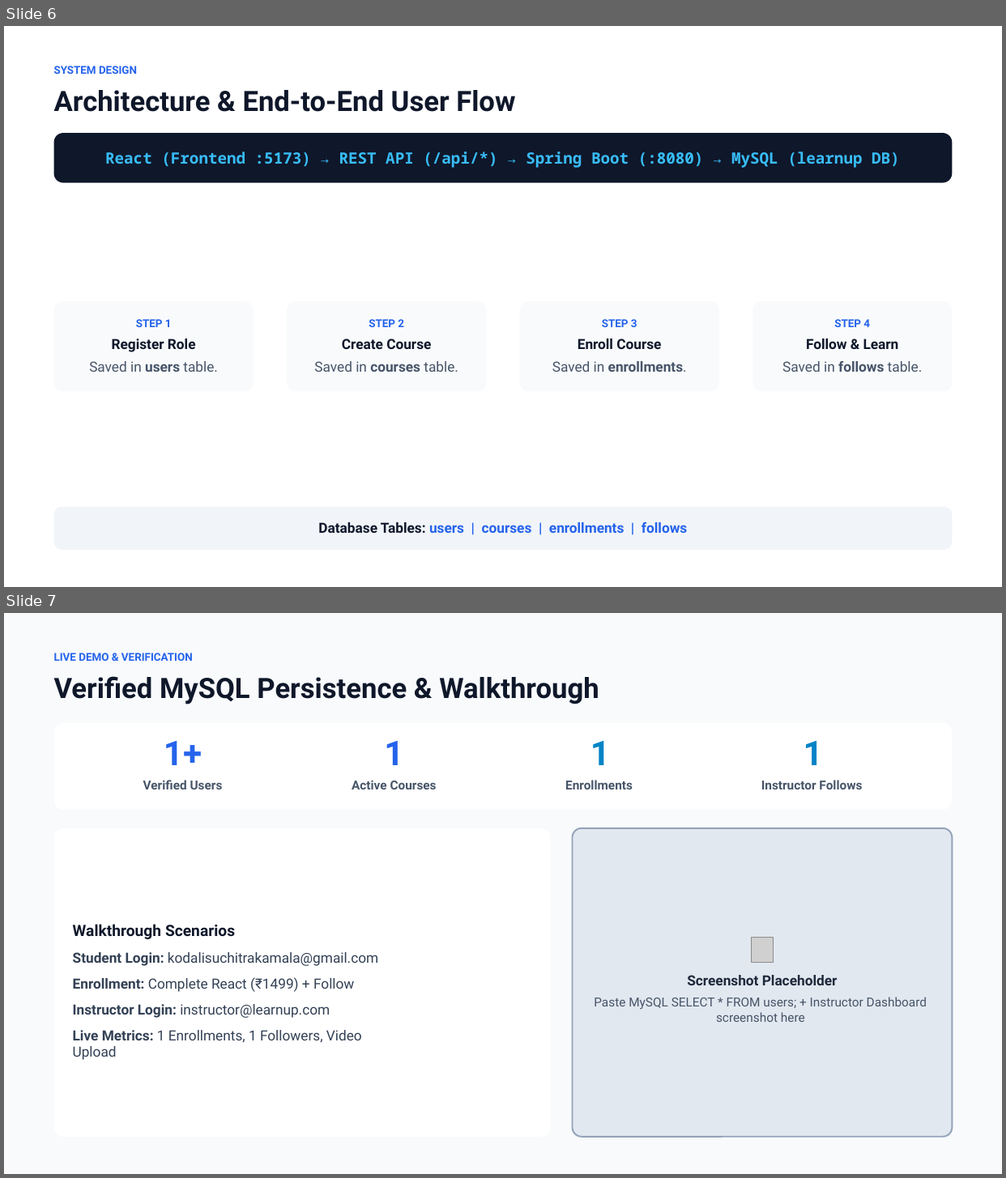
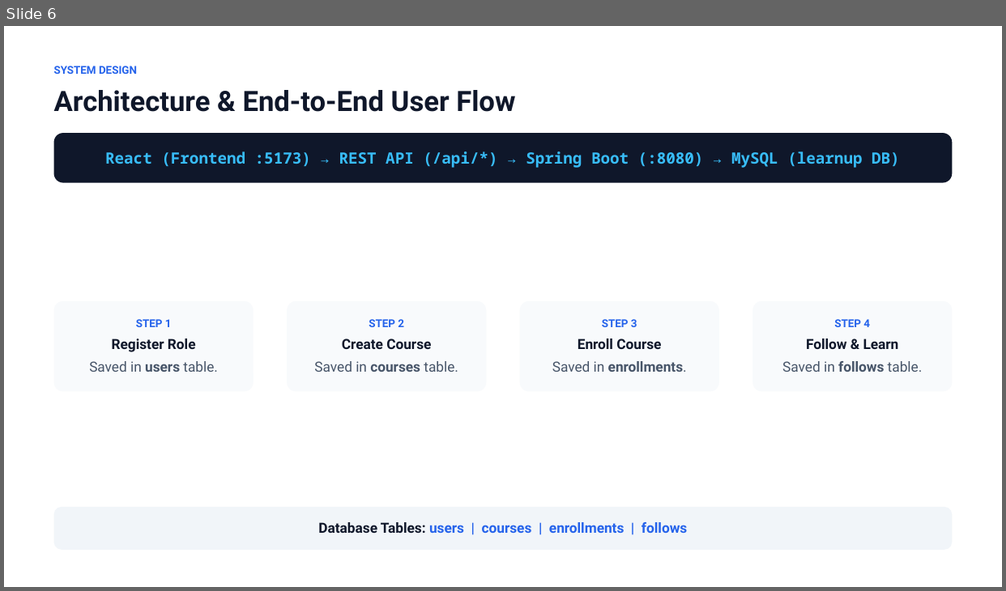
Before and after one commit to KodaliSuchitraKamala/LearnUp, a slide deck: Learnup.pptx. Shown one above the other, each under a label of ours: slides 6 and 7 before the commit, slide 6 after it. The pictures are 1006x1178 and 1006x591 pixels, drawn with LibreOffice and Linux fonts; fonts in the diff are those of the drawing; grey boxes stand for pictures; background and template pictures are left out. Boxes give left, top, right and bottom in pixels: in the first picture for what was removed or moved away, otherwise in the second. Text is boxed around its words. In the diff, an @@ line names an element or a change of style, - is before the commit and + after.

```diff
--- a/Learnup.pptx
+++ b/Learnup.pptx
@@ slide 7 removed at (4, 613, 1002, 1174), background #F8FAFC @@
@@ text removed at (54, 653, 193, 661) @@
-LIVE DEMO & VERIFICATION
@@ text removed at (54, 676, 599, 705) @@
-Verified MySQL Persistence & Walkthrough
@@ rounded rectangle removed at (54, 723, 953, 810) @@
@@ text removed at (164, 741, 202, 765) @@
-1+
@@ text removed at (384, 741, 403, 765) @@
-1
@@ text removed at (590, 741, 610, 765) @@
-1
@@ text removed at (803, 741, 823, 765) @@
-1
@@ text removed at (143, 780, 223, 790) @@
-Verified Users
@@ text removed at (351, 780, 437, 790) @@
-Active Courses
@@ text removed at (565, 780, 633, 790) @@
-Enrollments
@@ text removed at (761, 780, 862, 790) @@
-Instructor Follows
@@ rounded rectangle removed at (54, 828, 551, 1137) @@
@@ rounded rectangle removed at (572, 828, 953, 1137) @@
@@ text removed at (73, 924, 235, 939) @@
-Walkthrough Scenarios
@@ text removed at (73, 952, 378, 966) @@
-Student Login: kodalisuchitrakamala@gmail.com
@@ picture removed at (751, 938, 773, 963) @@
@@ text removed at (687, 975, 837, 986) @@
-Screenshot Placeholder
@@ text removed at (73, 977, 354, 992) @@
-Enrollment: Complete React (₹1499) + Follow
@@ text removed at (594, 997, 927, 1022) @@
-Paste MySQL SELECT * FROM users; + Instructor Dashboard screenshot here
@@ text removed at (73, 1004, 330, 1018) @@
-Instructor Login: instructor@learnup.com
@@ text removed at (73, 1030, 362, 1060) @@
-Live Metrics: 1 Enrollments, 1 Followers, Video Upload
```
Also in this commit, not shown: 2 slides changed, 2 other files.
